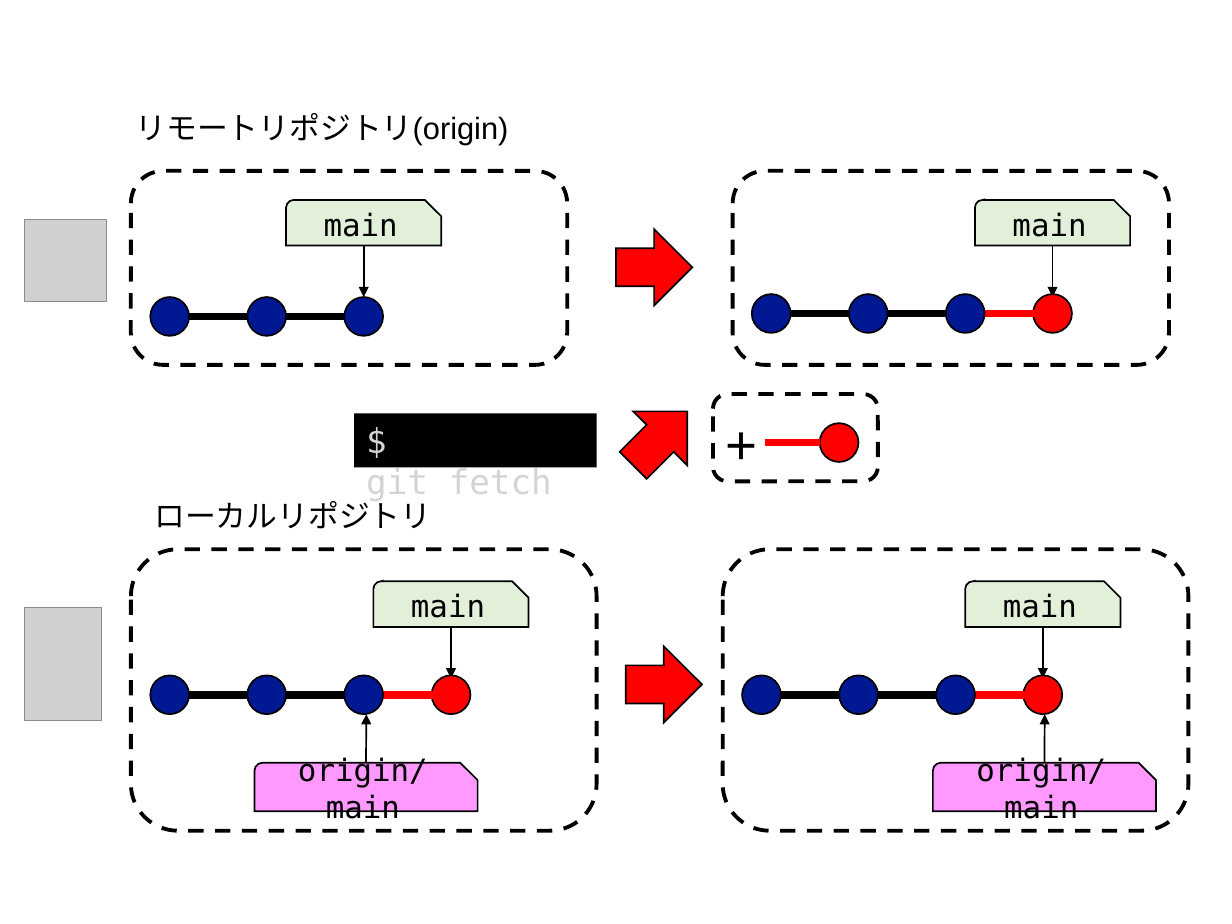
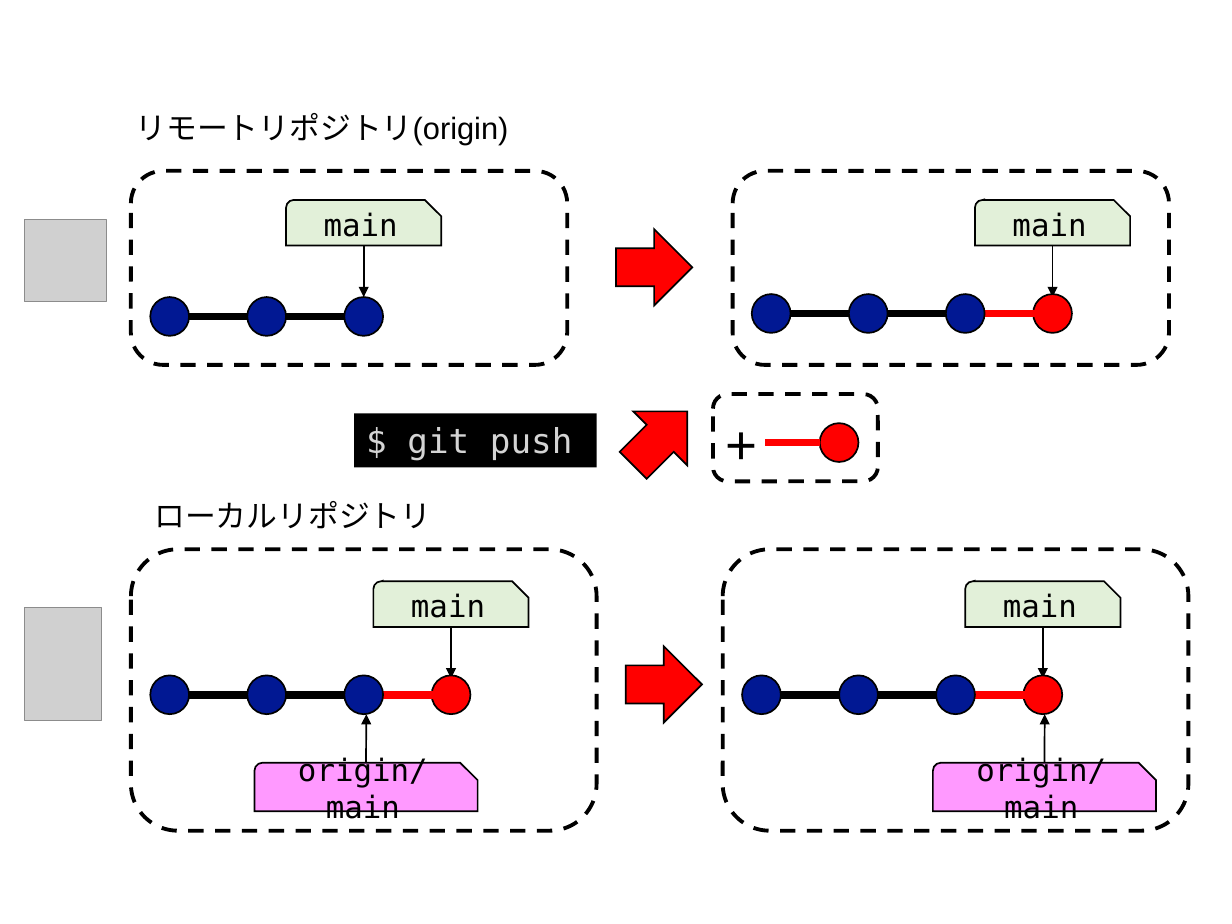
Before and after one commit to kaityo256/github, a slide deck: slide 11 of remote/fig/fig.pptx. Drawn at 1232x924 pixels with LibreOffice and Linux fonts; fonts in the diff are those of the drawing; grey boxes stand for pictures. Boxes give left, top, right and bottom in pixels: in the first picture for what was removed or moved away, otherwise in the second. Text is boxed around its words. In the diff, an @@ line names an element or a change of style, - is before the commit and + after.

Commit message:
update fig

```diff
--- a/remote/fig/fig.pptx
+++ b/remote/fig/fig.pptx
@@ text in rectangle at [407, 427, 573, 461]: text changed @@
-$ git fetch
+$ git push
```
